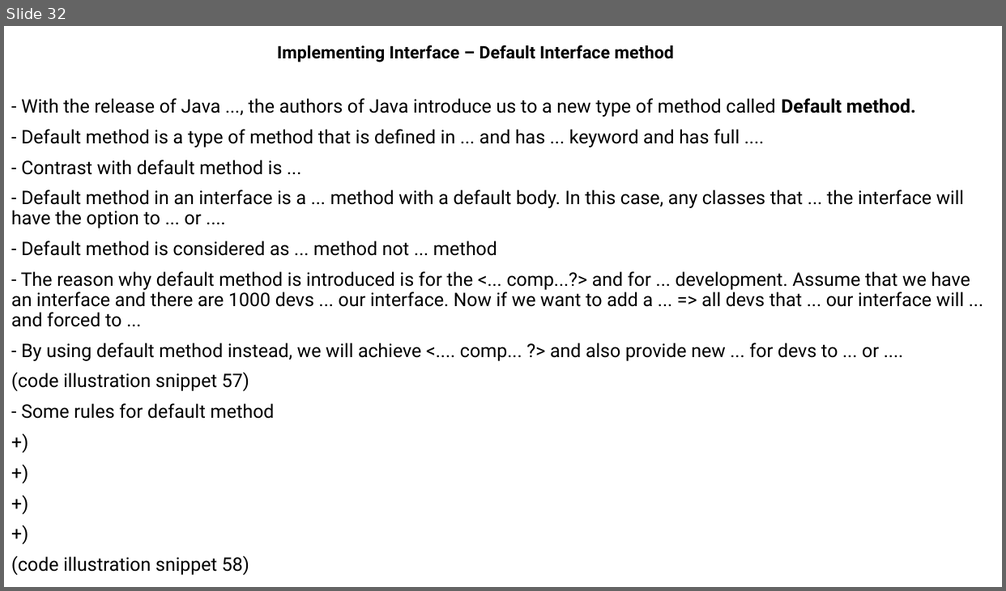
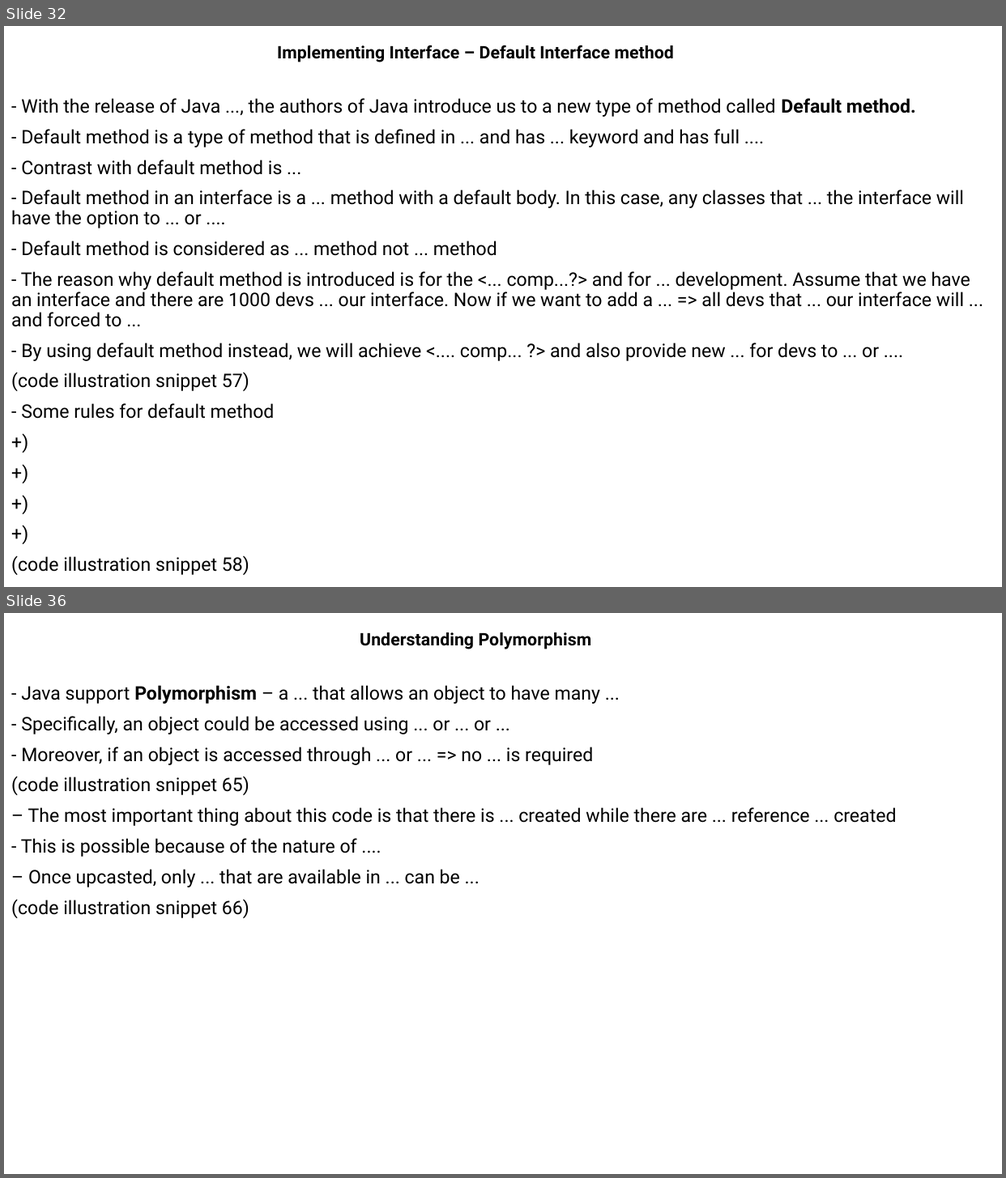
Before and after one commit to MaiDinhVinh/CS-Java, a slide deck: self-study resources/J8SE1/Chapter 5 - Class Design.pptx. Shown one above the other, each under a label of ours: slide 32 before the commit, slides 32 and 36 after it; the slides between them are not shown. The pictures are 1006x591 and 1006x1178 pixels, drawn with LibreOffice and Linux fonts; fonts in the diff are those of the drawing. Boxes give left, top, right and bottom in pixels: in the first picture for what was removed or moved away, otherwise in the second. Text is boxed around its words. In the diff, an @@ line names an element or a change of style, - is before the commit and + after.

```diff
--- a/self-study resources/J8SE1/Chapter 5 - Class Design.pptx
+++ b/self-study resources/J8SE1/Chapter 5 - Class Design.pptx
@@ slide 36 added at bbox=[4, 613, 1002, 1174], background #FFFFFF @@
@@ subtitle added at bbox=[360, 632, 592, 649], 16.6 pt, text #000000, bold @@
+Understanding Polymorphism
@@ text added at bbox=[11, 685, 896, 918], 18 pt, text #000000 @@
+- Java support Polymorphism – a ... that allows an object to have many ...
+- Specifically, an object could be accessed using ... or ... or ...
+- Moreover, if an object is accessed through ... or ... => no ... is required
+(code illustration snippet 65)
+– The most important thing about this code is that there is ... created while there are ... reference ... created
+- This is possible because of the nature of ....
+– Once upcasted, only ... that are available in ... can be ...
+(code illustration snippet 66)
```
Also in this commit, not shown: 9 other slides added, 26 other files.
